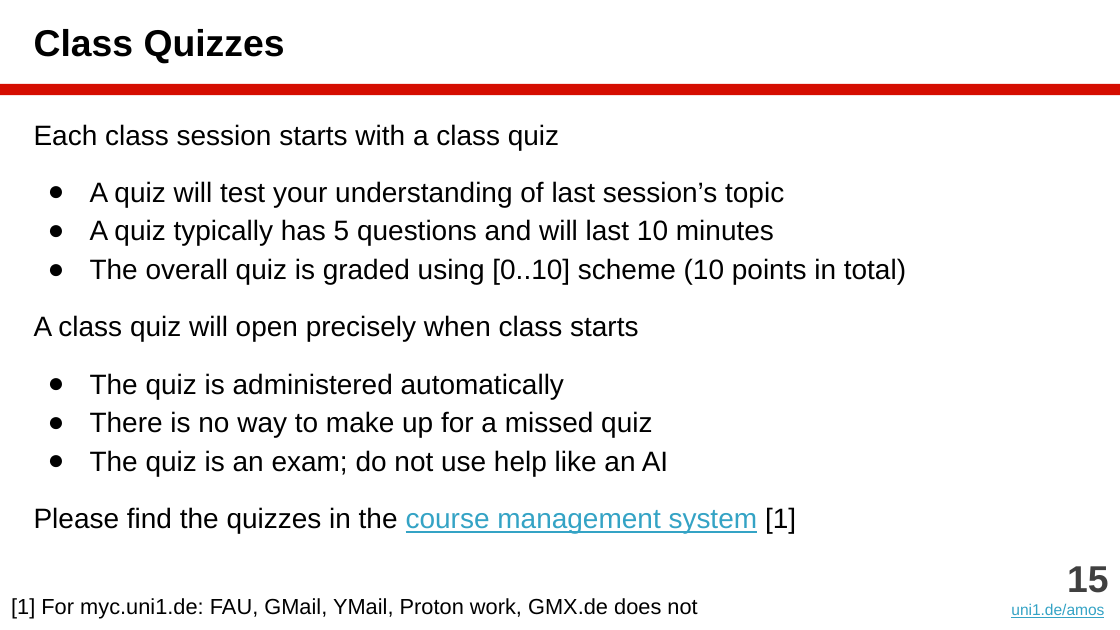
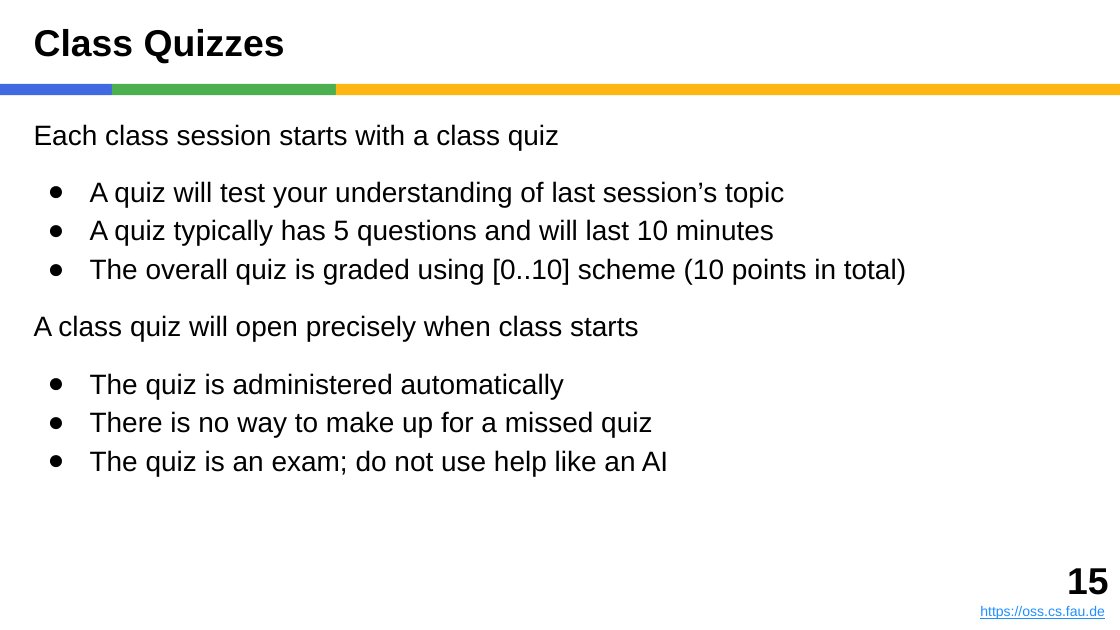
Before and after one commit to dirkriehle/amos-course, a slide deck: slide 15 of Lecture slides/AMOS A01 - Introduction.pptx. Drawn at 1120x630 pixels with LibreOffice and Linux fonts; fonts in the diff are those of the drawing. Boxes give left, top, right and bottom in pixels: in the first picture for what was removed or moved away, otherwise in the second. Text is boxed around its words. In the diff, an @@ line names an element or a change of style, - is before the commit and + after.

```diff
--- a/Lecture slides/AMOS A01 - Introduction.pptx
+++ b/Lecture slides/AMOS A01 - Introduction.pptx
@@ rectangle added at <box>0,84,112,95</box>, fill #4169E1 @@
@@ rectangle added at <box>112,84,336,95</box>, fill #4CAF50 @@
@@ rectangle: place and size @@
-rectangle at <box>0,84,1120,95</box>
+rectangle at <box>336,84,1120,95</box>
@@ rectangle at <box>336,84,1120,95</box>: fill #D50D01 to #FEB612 @@
@@ text at <box>34,507,796,533</box>: paragraph removed @@
-Please find the quizzes in the course management system [1]
@@ text: place and size @@
-text at <box>1011,566,1108,618</box>
+text at <box>980,568,1108,619</box>
@@ text at <box>1067,568,1108,595</box>: text colour #404040 to #000000 in "15" @@
@@ text removed at <box>11,598,697,619</box> @@
-[1] For myc.uni1.de: FAU, GMail, YMail, Proton work, GMX.de does not
@@ text at <box>980,606,1105,619</box>: text changed; size 10 to 9 pt; text colour #34A3C5 to #1E90FF @@
-uni1.de/amos
+https://oss.cs.fau.de
```
Also in this commit, not shown: 26 other slides changed, 2 slides added, 2 slides removed, 6 other files.
